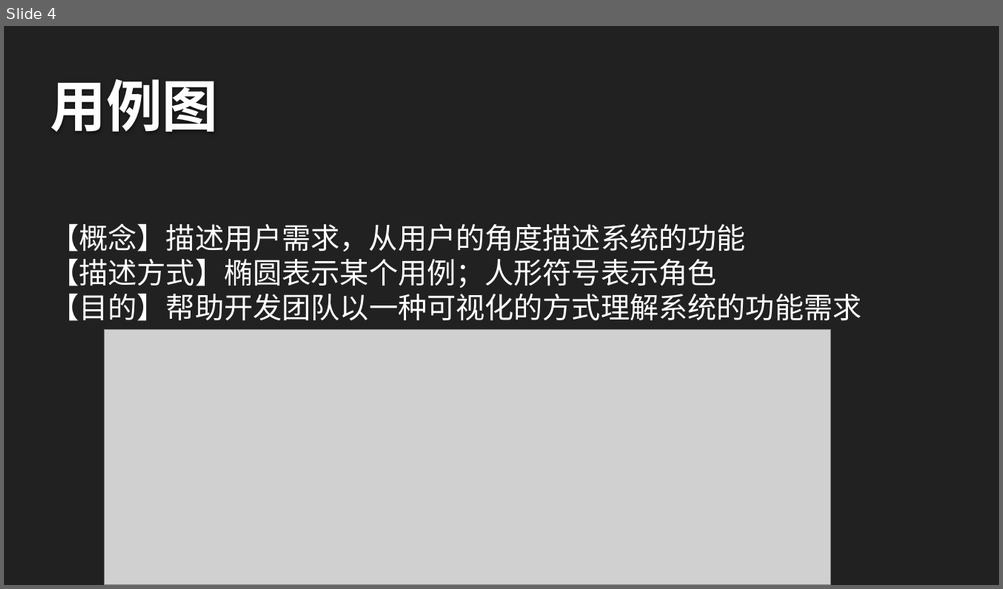
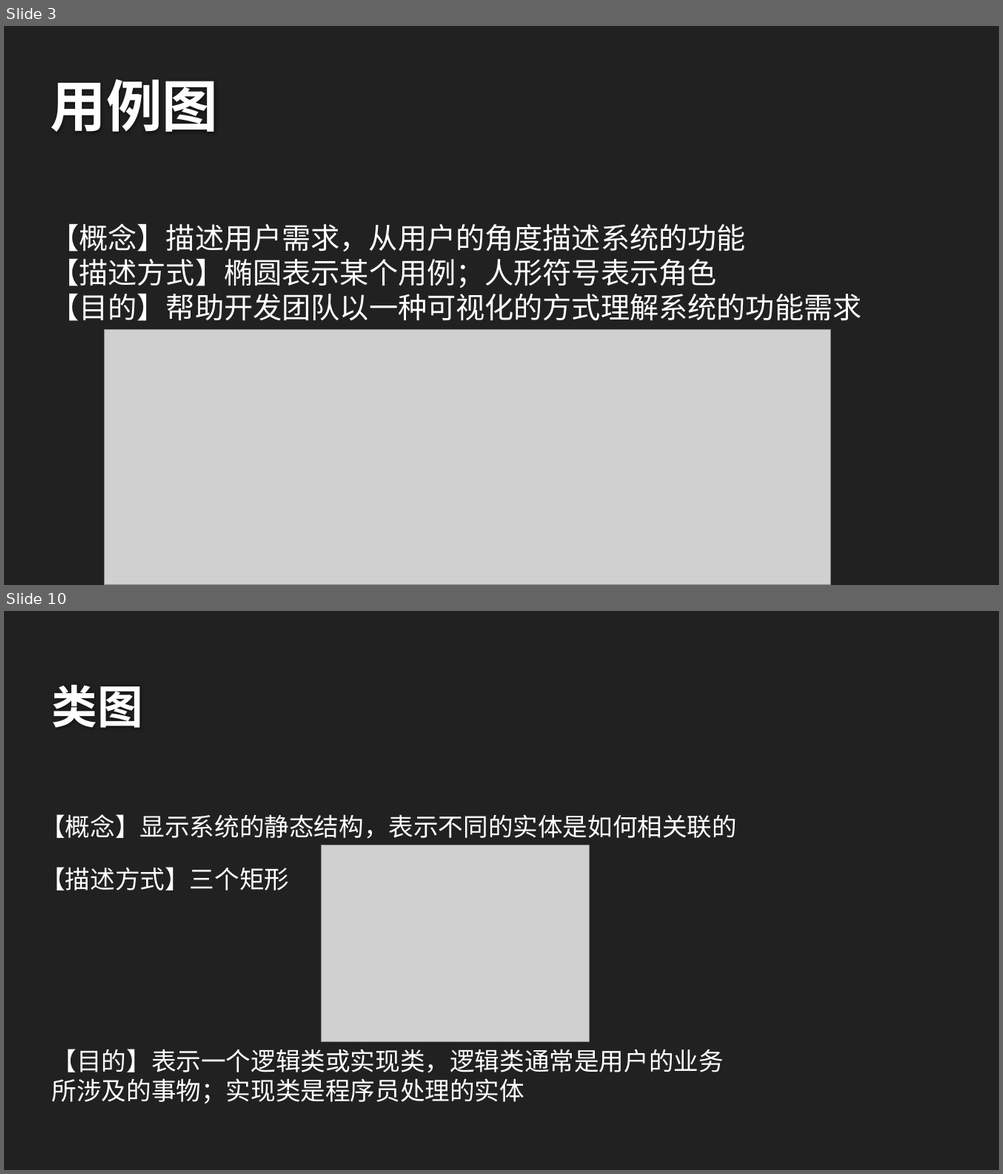
Before and after one commit to twn422/PRD2017, a slide deck: PRD-2017-G24/STW/非受控文件/翻转课堂作业/UML基础1/UML基础Ⅰ.pptx. Shown one above the other, each under a label of ours: slide 4 before the commit, slides 3 and 10 after it; the slides between them are not shown. The pictures are 1003x589 and 1003x1174 pixels, drawn with LibreOffice and Linux fonts; fonts in the diff are those of the drawing; grey boxes stand for pictures; background and template pictures are left out. Boxes give left, top, right and bottom in pixels: in the first picture for what was removed or moved away, otherwise in the second. Text is boxed around its words. In the diff, an @@ line names an element or a change of style, - is before the commit and + after.

```diff
--- a/PRD-2017-G24/STW/非受控文件/翻转课堂作业/UML基础1/UML基础Ⅰ.pptx
+++ b/PRD-2017-G24/STW/非受控文件/翻转课堂作业/UML基础1/UML基础Ⅰ.pptx
@@ slide 10 added at [4, 611, 999, 1170], background #212121 @@
@@ title added at [52, 684, 143, 728], 44 pt, text #FEFEFE, bold @@
+类图
@@ text added at [40, 815, 737, 839], 24 pt, text #FFFFFF @@
+【概念】显示系统的静态结构，表示不同的实体是如何相关联的
@@ picture added at [321, 846, 589, 1043] @@
@@ text added at [40, 867, 289, 891], 24 pt, text #FFFFFF @@
+【描述方式】三个矩形
@@ text added at [52, 1049, 723, 1104], 24 pt, text #FFFFFF @@
+【目的】表示一个逻辑类或实现类，逻辑类通常是用户的业务所涉及的事物；实现类是程序员处理的实体
@@ what was slide 4 is now slide 3 @@
```
Also in this commit, not shown: 3 slides changed, 18 other slides added, 15 slides removed, 1 other file.
